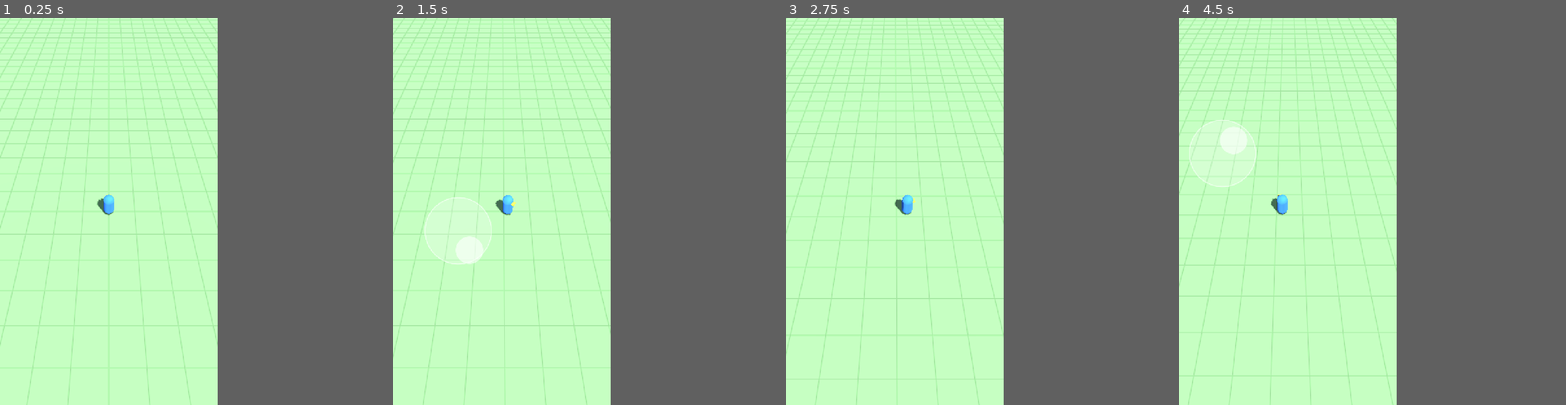
Above: before the commit, frames 1-4 (left to right).
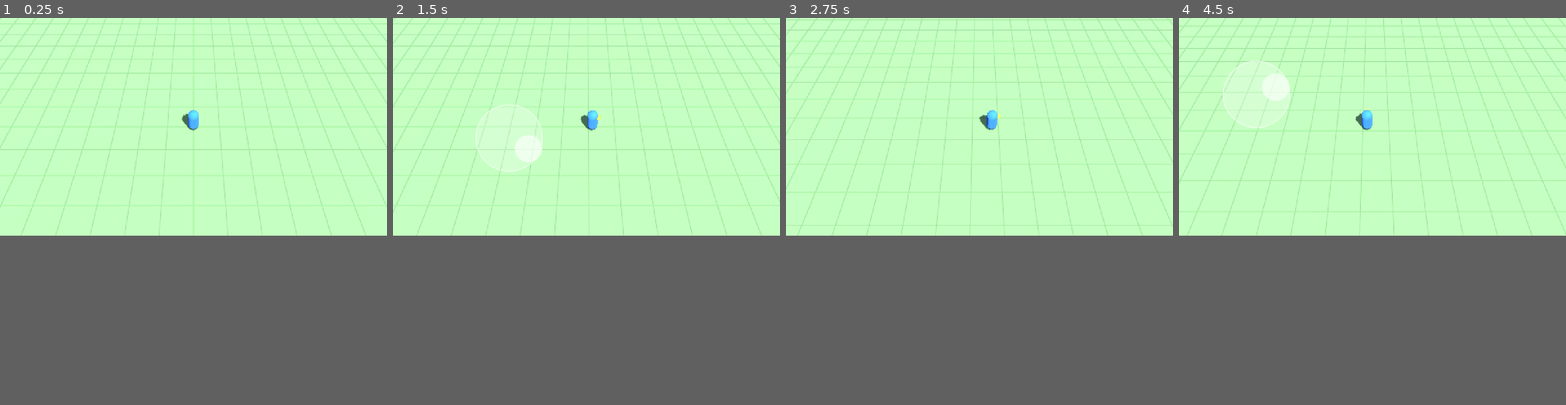
Above: after the commit, the same moments.

Repository: jakobmaier16-pixel/airport-idle
Game: Godot game, scene res://scenes/main/main.tscn
Two runs of this game, one before a commit and one after it. Both use one fixed random seed, a clock stepped at 60 frames per second and the inputs below.
Inputs (mouse positions are in pixels of both pictures, inside the frame that each line leads up to):
- Up to frame 1 (0.25 s): no input
- Up to frame 2 (1.5 s): tap Enter at 0.5 s; move the mouse to (547, 192) at 0.52 s; hold D (move_right) 0.53-1.25 s; click (547, 192) at 0.67 s; drag from (458, 230) to (489, 288) at 1.27 s
- Up to frame 3 (2.75 s): move the mouse to (917, 126) at 2.02 s; hold D (move_right) from 2.03 s (still down)
- Up to frame 4 (4.5 s): release D (move_right) at 2.75 s; drag from (1275, 288) to (1221, 153) at 2.77 s; move the mouse to (1353, 269) at 3.52 s; hold A (move_left) 3.53-4.25 s; drag from (1221, 153) to (1256, 114) at 4.27 s
In our replay, the window is 450x800 before the commit and 800x450 after it. These sizes can differ from the game's own. Grey fills any space a smaller window leaves; there, only what the larger window draws over its background counts as a difference.

The runs differ from the first frame. In frame 1, 5.4% of the frame differs, in the area x 0-100%, y 0-100%; in frame 2, 6.4%; in frame 3, 5.9%; in frame 4, 7.7%.

Commit message:
Switch to landscape, rename Player to Manager
- Landscape only (sensor landscape), 1280x720 base viewport,
  iPad-shaped test window on the Mac
- Player -> Manager, FollowCamera -> ManagerCamera (design doc naming)
- Manager camera keeps the vertical field of view (default for landscape)

Co-Authored-By: Claude Opus 5.5 <noreply@anthropic.com>

Diff:
--- a/project.godot
+++ b/project.godot
@@ -17,13 +17,13 @@
 
 [display]
 
-window/size/viewport_width=720
-window/size/viewport_height=1280
-window/size/window_width_override=390
-window/size/window_height_override=844
+window/size/viewport_width=1280
+window/size/viewport_height=720
+window/size/window_width_override=1180
+window/size/window_height_override=820
 window/stretch/mode="canvas_items"
 window/stretch/aspect="expand"
-window/handheld/orientation=1
+window/handheld/orientation=4
 
 [input]
 
--- a/scenes/camera/follow_camera.tscn
+++ /dev/null
@@ -1,9 +0,0 @@
-[gd_scene format=3]
-
-[ext_resource type="Script" path="res://scenes/camera/follow_camera.gd" id="1_camera"]
-
-[node name="FollowCamera" type="Camera3D"]
-keep_aspect = 0
-current = true
-fov = 50.0
-script = ExtResource("1_camera")
--- a/scenes/camera/follow_camera.gd
+++ b/scenes/camera/manager_camera.gd
@@ -1,8 +1,8 @@
-class_name FollowCamera
+class_name ManagerCamera
 extends Camera3D
 ## Follows a target from a fixed, tilted angle (like League of Legends). The camera never rotates.
 
-## The node to follow, usually the player.
+## The node to follow, usually the manager.
 @export var target: Node3D
 ## How steeply the camera looks down at the ground, in degrees (90 = straight down).
 @export_range(10.0, 90.0) var pitch_degrees: float = 55.0
@@ -20,7 +20,7 @@
 		reset_physics_interpolation()
 
 
-# Runs in the physics step, in sync with the player. Physics interpolation (enabled in
+# Runs in the physics step, in sync with the manager. Physics interpolation (enabled in
 # Project Settings) smooths the motion between steps on 120 Hz screens.
 func _physics_process(delta: float) -> void:
 	if not target:
--- /dev/null
+++ b/scenes/camera/manager_camera.tscn
@@ -0,0 +1,8 @@
+[gd_scene format=3]
+
+[ext_resource type="Script" path="res://scenes/camera/manager_camera.gd" id="1_camera"]
+
+[node name="ManagerCamera" type="Camera3D"]
+current = true
+fov = 50.0
+script = ExtResource("1_camera")
--- a/scenes/main/main.tscn
+++ b/scenes/main/main.tscn
@@ -1,8 +1,8 @@
 [gd_scene format=3]
 
 [ext_resource type="Material" path="res://assets/materials/ground_grid.tres" id="1_ground"]
-[ext_resource type="PackedScene" path="res://scenes/player/player.tscn" id="2_player"]
-[ext_resource type="PackedScene" path="res://scenes/camera/follow_camera.tscn" id="3_camera"]
+[ext_resource type="PackedScene" path="res://scenes/manager/manager.tscn" id="2_manager"]
+[ext_resource type="PackedScene" path="res://scenes/camera/manager_camera.tscn" id="3_camera"]
 [ext_resource type="PackedScene" path="res://scenes/ui/hud.tscn" id="4_hud"]
 
 [sub_resource type="ProceduralSkyMaterial" id="ProceduralSkyMaterial_sky"]
@@ -41,10 +41,10 @@
 transform = Transform3D(1, 0, 0, 0, 1, 0, 0, 0, 1, 0, -0.5, 0)
 shape = SubResource("BoxShape3D_ground")
 
-[node name="Player" parent="." node_paths=PackedStringArray("joystick") instance=ExtResource("2_player")]
+[node name="Manager" parent="." node_paths=PackedStringArray("joystick") instance=ExtResource("2_manager")]
 joystick = NodePath("../HUD/SafeArea/TouchJoystick")
 
-[node name="FollowCamera" parent="." node_paths=PackedStringArray("target") instance=ExtResource("3_camera")]
-target = NodePath("../Player")
+[node name="ManagerCamera" parent="." node_paths=PackedStringArray("target") instance=ExtResource("3_camera")]
+target = NodePath("../Manager")
 
 [node name="HUD" parent="." instance=ExtResource("4_hud")]
--- a/scenes/player/player.gd
+++ b/scenes/manager/manager.gd
@@ -1,6 +1,6 @@
-class_name Player
+class_name Manager
 extends CharacterBody3D
-## The player character. Walks on the ground using keyboard (WASD / arrows) or the on-screen joystick.
+## The manager (the player character). Walks on the ground using keyboard (WASD / arrows) or the on-screen joystick.
 
 ## Top walking speed in meters per second.
 @export var move_speed: float = 6.0
--- a/scenes/player/player.tscn
+++ b/scenes/manager/manager.tscn
@@ -1,6 +1,6 @@
 [gd_scene format=3]
 
-[ext_resource type="Script" path="res://scenes/player/player.gd" id="1_player"]
+[ext_resource type="Script" path="res://scenes/manager/manager.gd" id="1_manager"]
 
 [sub_resource type="CapsuleShape3D" id="CapsuleShape3D_body"]
 radius = 0.4
@@ -21,8 +21,8 @@
 material = SubResource("StandardMaterial3D_nose")
 size = Vector3(0.3, 0.15, 0.3)
 
-[node name="Player" type="CharacterBody3D"]
-script = ExtResource("1_player")
+[node name="Manager" type="CharacterBody3D"]
+script = ExtResource("1_manager")
 
 [node name="CollisionShape3D" type="CollisionShape3D" parent="."]
 transform = Transform3D(1, 0, 0, 0, 1, 0, 0, 0, 1, 0, 0.9, 0)
Renamed: scenes/camera/follow_camera.gd.uid -> scenes/camera/manager_camera.gd.uid
Renamed: scenes/player/player.gd.uid -> scenes/manager/manager.gd.uid
